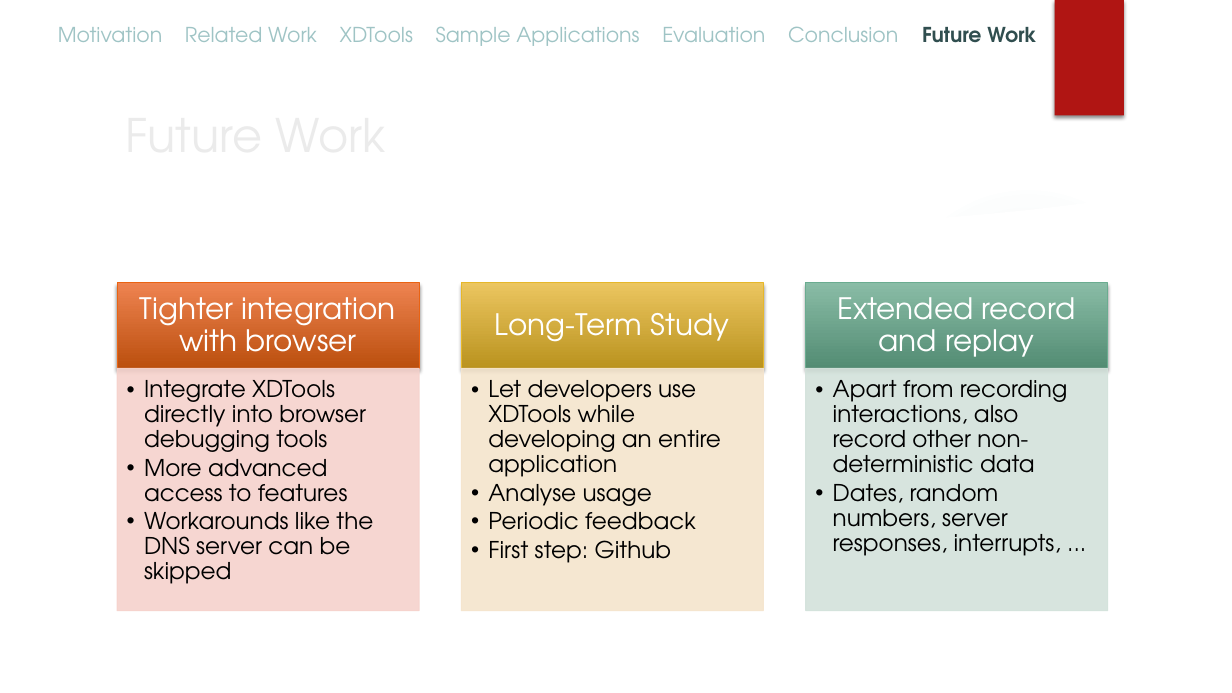
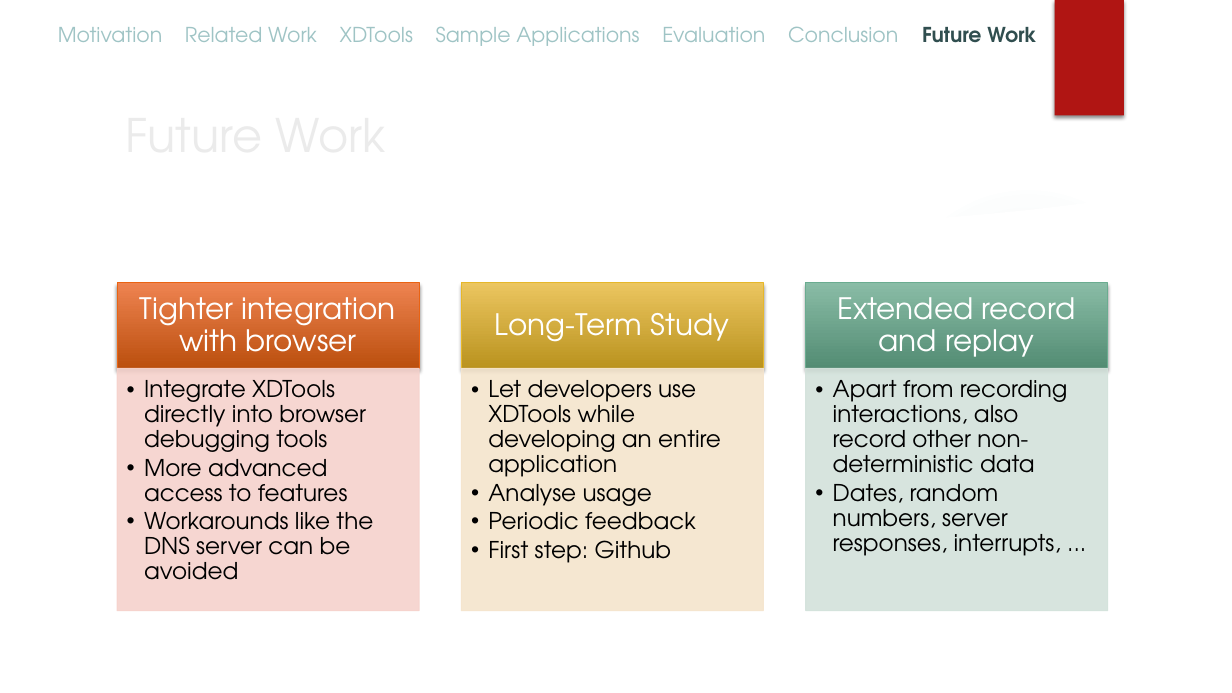
Before and after one commit to mhusm/XDTools, a slide deck: slide 26 of Presentations/Final/XDTools.pptx (slide 24 before the commit). Drawn at 1232x693 pixels with LibreOffice and Linux fonts; fonts in the diff are those of the drawing; background and template pictures are left out. Boxes give left, top, right and bottom in pixels: in the first picture for what was removed or moved away, otherwise in the second. Text is boxed around its words. In the diff, an @@ line names an element or a change of style, - is before the commit and + after.

```diff
--- a/Presentations/Final/XDTools.pptx
+++ b/Presentations/Final/XDTools.pptx
@@ text at bbox=[144, 512, 373, 580]: text changed @@
-  •• Workarounds like the DNS server can be skipped
+  •• Workarounds like the DNS server can be avoided
```
Also in this commit, not shown: 16 other slides changed, 2 slides added.
